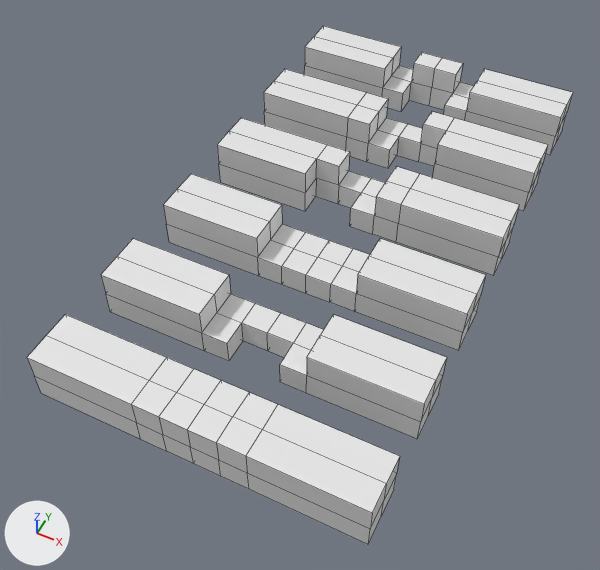
A saved change to the Blender file 小海狸/斑斓/好玩的/鲁班锁.blend.
Before and after are seen from a camera (50 mm lens) standing at (0.0673, -0.1608, 0.1779) and looking at (-0.0045, -0.017, -0.0018). The lights are fixed; the arrows at lower left show +X, +Y and +Z. The picture after the commit comes second. Mesh edges are drawn as thin lines.

Names of what the first picture shows: '1', '2', '3', '4', '5', '6'.
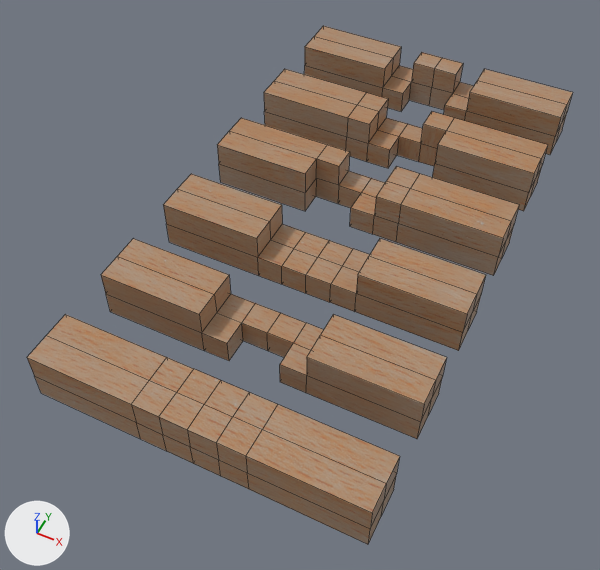
Where the newer file only moved an object's origin or applied its transform, the numbers keep the older frame.

What differs and where, as boxes (x1, y1, x2, y2) in the pictures (600 x 570 px):
'6', recoloured, surface changed (white to beige)
    both: (27, 314, 400, 544)
'5', recoloured, surface changed (white to beige)
    both: (101, 239, 447, 439)
'4', recoloured (white to beige)
    both: (163, 174, 486, 351)
'3', recoloured (white to brown)
    both: (217, 118, 519, 276)
'2', recoloured (white to brown)
    both: (264, 69, 548, 211)
'1', recoloured (white to beige)
    both: (304, 26, 573, 155)

The change, as a list of edits to the scene's bpy script:
```text
Add img_wood068_1k_png_roughness_png:
    img_wood068_1k_png_roughness_png = load_image('Wood068_1K-PNG_Roughness.png', '../PBR材质/榉木/Wood068_1K-PNG_Roughness.png', 1024, 1024, 'Non-Color')
Add img_wood068_1k_png_displacement_png:
    img_wood068_1k_png_displacement_png = load_image('Wood068_1K-PNG_Displacement.png', '../PBR材质/榉木/Wood068_1K-PNG_Displacement.png', 1024, 1024, 'Non-Color')
Add img_wood068_1k_png_color_png:
    img_wood068_1k_png_color_png = load_image('Wood068_1K-PNG_Color.png', '../PBR材质/榉木/Wood068_1K-PNG_Color.png', 1024, 1024, 'sRGB')
Add mat_material:
    mat_material = bpy.data.materials.new('Material')
    # uses the picture img_wood068_1k_png_color_png
    # uses the picture img_wood068_1k_png_displacement_png
    # uses the picture img_wood068_1k_png_roughness_png
Change me_cube:
    where me_cube.from_pydata(...)  # 59 vertices, 56 faces; spans x -0.01..0.01, y -0.01..0.01, z -0.01..0.01
    add me_cube.materials.append(mat_material)
Change me_cube_002:
    where me_cube_002.from_pydata(...)  # 56 vertices, 54 faces; spans x -0.01..0.01, y -0.01..0.01, z -0.01..0.01
    add me_cube_002.materials.append(mat_material)
Change me_cube_003:
    where me_cube_003.from_pydata(...)  # 56 vertices, 54 faces; spans x -0.01..0.01, y -0.01..0.01, z -0.01..0.01
    add me_cube_003.materials.append(mat_material)
Change me_cube_005:
    where me_cube_005.from_pydata(...)  # 54 vertices, 52 faces; spans x -0.01..0.01, y -0.01..0.01, z -0.01..0.01
    add me_cube_005.materials.append(mat_material)
Change me_cube_006:
    where me_cube_006.from_pydata(...)  # 52 vertices, 50 faces; spans x -0.01..0.01, y -0.01..0.01, z -0.01..0.01
    used by ob_5; location = (0.0, -0.045, 0.01); rotation_euler = (6.283, 0.0, 0.0), in degrees (360, 0, 0); scale = (4.5, 0.75, 0.75)
    me_cube_006 part 1: texture (UV) coordinates of 50 of 50 faces, centred in x -0.01..0.01, y -0.01..0.01, z -0.01..0.01, changed; they spanned u 0.0..0.88, v 0.0..1.0 and now span u 0.23..0.96, v 0.0..1.0
    add me_cube_006.materials.append(mat_material)
Change me_cube_001:
    where me_cube_001.from_pydata(...)  # 58 vertices, 56 faces; spans x -0.01..0.01, y -0.01..0.01, z -0.01..0.01
    used by ob_6; location = (0.0, -0.075, 0.01); rotation_euler = (1.571, 0.0, 0.0), in degrees (90, 0, 0); scale = (4.5, 0.75, 0.75)
    me_cube_001 part 2: texture (UV) coordinates of 56 of 56 faces, centred in x -0.01..0.01, y -0.01..0.01, z -0.01..0.01, changed; they spanned u 0.12..0.88, v 0.0..1.0 and now span u 0.0..0.85, v 0.0..1.0
    add me_cube_001.materials.append(mat_material)
```
